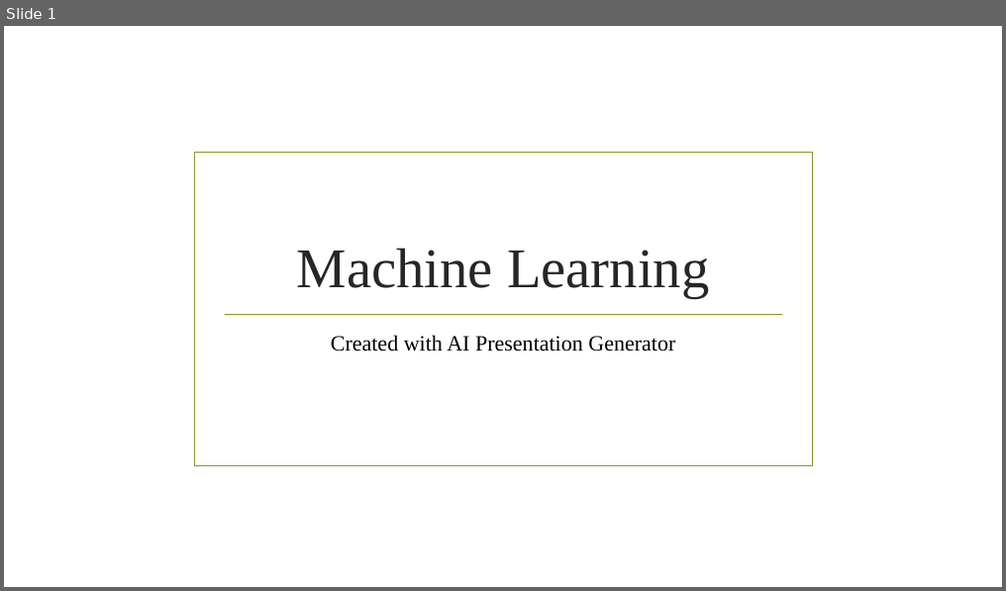
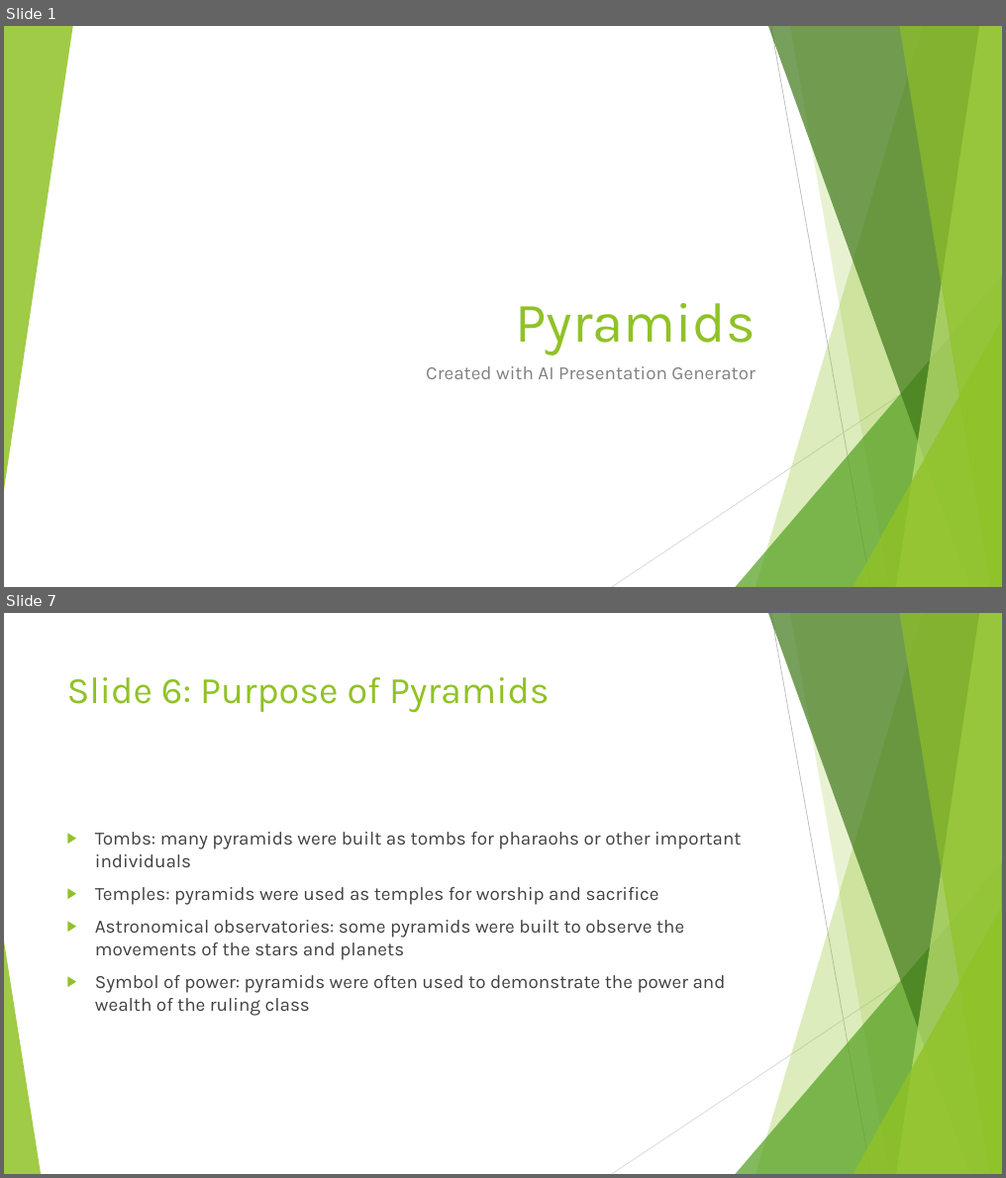
Before and after one commit to ammarmashal/ai-presentation-agent, a slide deck: my_presentation55.pptx. Shown one above the other, each under a label of ours: slide 1 before the commit, slides 1 and 7 after it; the slides between them are not shown. The pictures are 1006x591 and 1006x1178 pixels, drawn with LibreOffice and Linux fonts; fonts in the diff are those of the drawing; background and template pictures are left out. Boxes give left, top, right and bottom in pixels: in the first picture for what was removed or moved away, otherwise in the second. Text is boxed around its words. In the diff, an @@ line names an element or a change of style, - is before the commit and + after.

```diff
--- a/my_presentation55.pptx
+++ b/my_presentation55.pptx
@@ slide 7 added at (4, 613, 1002, 1174), background #FFFFFF; not listed: 9 template elements that a slide beside it also shows @@
@@ title added at (67, 677, 549, 713), 36 pt, text #90C226 @@
+Slide 6: Purpose of Pyramids
@@ text added at (95, 832, 741, 1016), 18 pt, text #404040 @@
+▶ Tombs: many pyramids were built as tombs for pharaohs or other important individuals
+▶ Temples: pyramids were used as temples for worship and sacrifice
+▶ Astronomical observatories: some pyramids were built to observe the movements of the stars and planets
+▶ Symbol of power: pyramids were often used to demonstrate the power and wealth of the ruling class
@@ triangle added at (4, 942, 41, 1174), fill #90C226 at 85% opacity @@
@@ slide 1 changed as well @@
@@ group added at (4, 26, 1002, 587): 5 freeform shapes, 3 triangles, 2 lines @@
@@ rectangle removed at (195, 153, 813, 467) @@
@@ line removed from (224, 314) to (782, 314) @@
@@ title at (515, 303, 755, 356): text changed; font Times New Roman to Karla; text colour #262626 to #90C226 @@
-Machine Learning
+Pyramids
@@ subtitle "Created with AI Presentation Generator": place and size @@
-subtitle "Created with AI Presentation Generator" at (331, 335, 675, 352)
+subtitle "Created with AI Presentation Generator" at (426, 367, 754, 379)
@@ subtitle "Created with AI Presentation Generator" at (426, 367, 754, 379): size 21 to 18 pt, font Times New Roman to Karla, text colour #000000 to #808080; alignment centre to right @@
```
Also in this commit, not shown: 9 other slides added, 4 slides removed, 24 other files.
